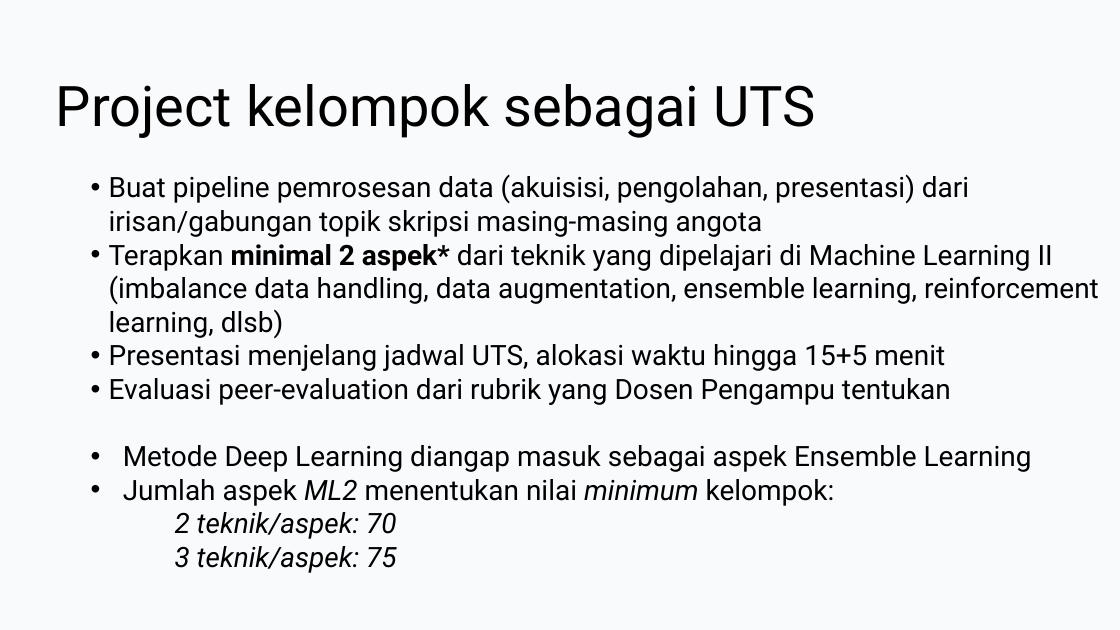
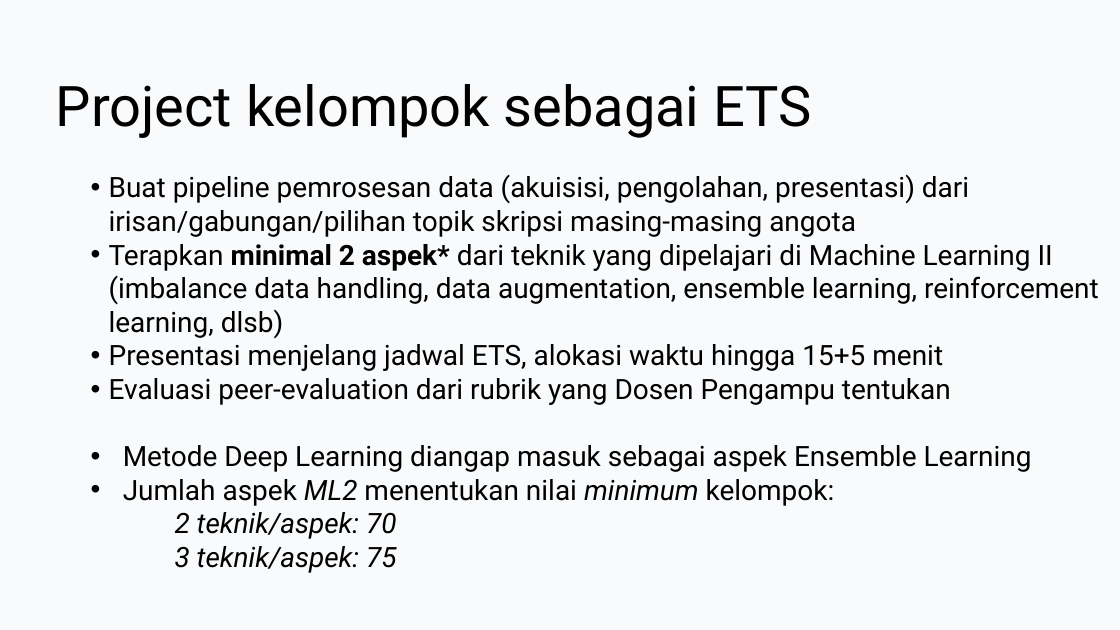
Before and after one commit to jendralhxr/machinelearning, a slide deck: slide 2 of uts.pptx. Drawn at 1120x630 pixels with LibreOffice and Linux fonts; fonts in the diff are those of the drawing. Boxes give left, top, right and bottom in pixels: in the first picture for what was removed or moved away, otherwise in the second. Text is boxed around its words. In the diff, an @@ line names an element or a change of style, - is before the commit and + after.

```diff
--- a/uts.pptx
+++ b/uts.pptx
@@ text at [56,84,811,138]: text changed @@
-Project kelompok sebagai UTS
+Project kelompok sebagai ETS
@@ text at [109,174,969,237]: text changed @@
-• Buat pipeline pemrosesan data (akuisisi, pengolahan, presentasi) dari irisan/gabungan topik skripsi masing-masing angota
+• Buat pipeline pemrosesan data (akuisisi, pengolahan, presentasi) dari irisan/gabungan/pilihan topik skripsi masing-masing angota
@@ text at [109,344,943,371]: text changed @@
-• Presentasi menjelang jadwal UTS, alokasi waktu hingga 15+5 menit
+• Presentasi menjelang jadwal ETS, alokasi waktu hingga 15+5 menit
```
Also in this commit, not shown: 2 other slides changed.
